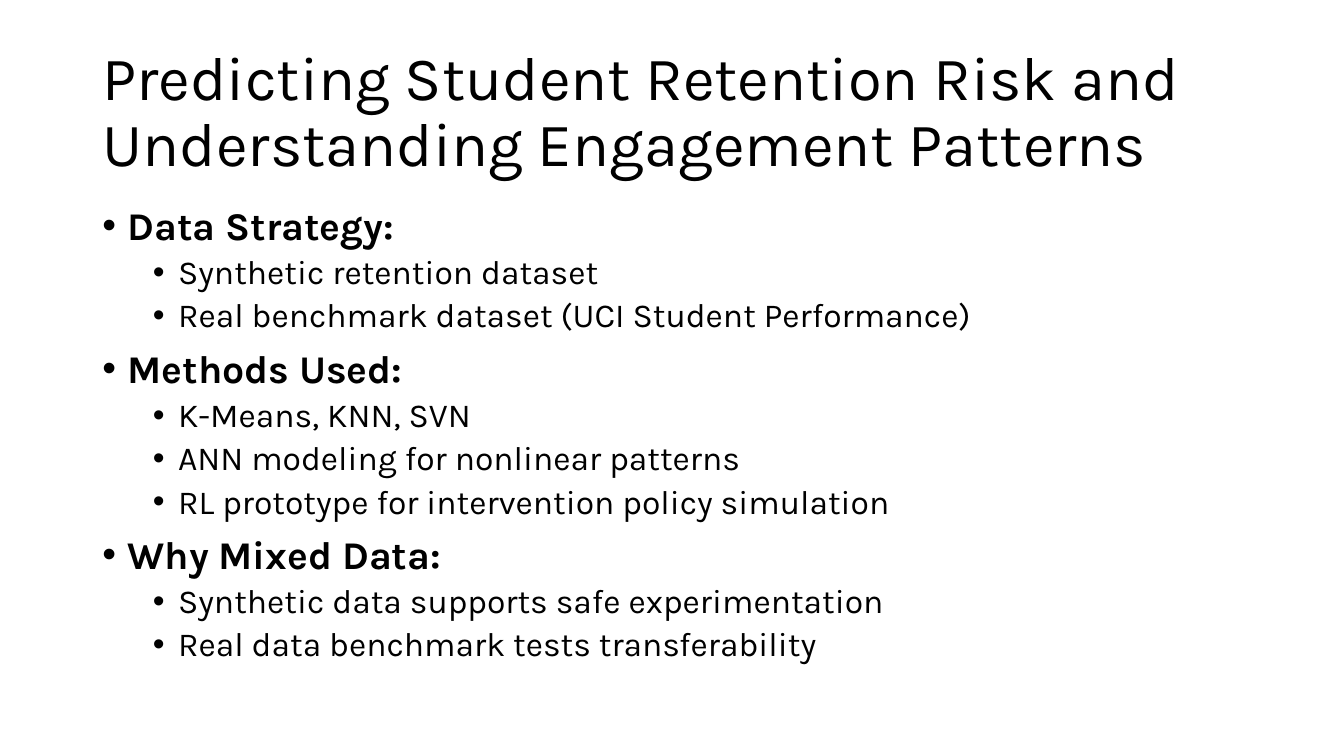
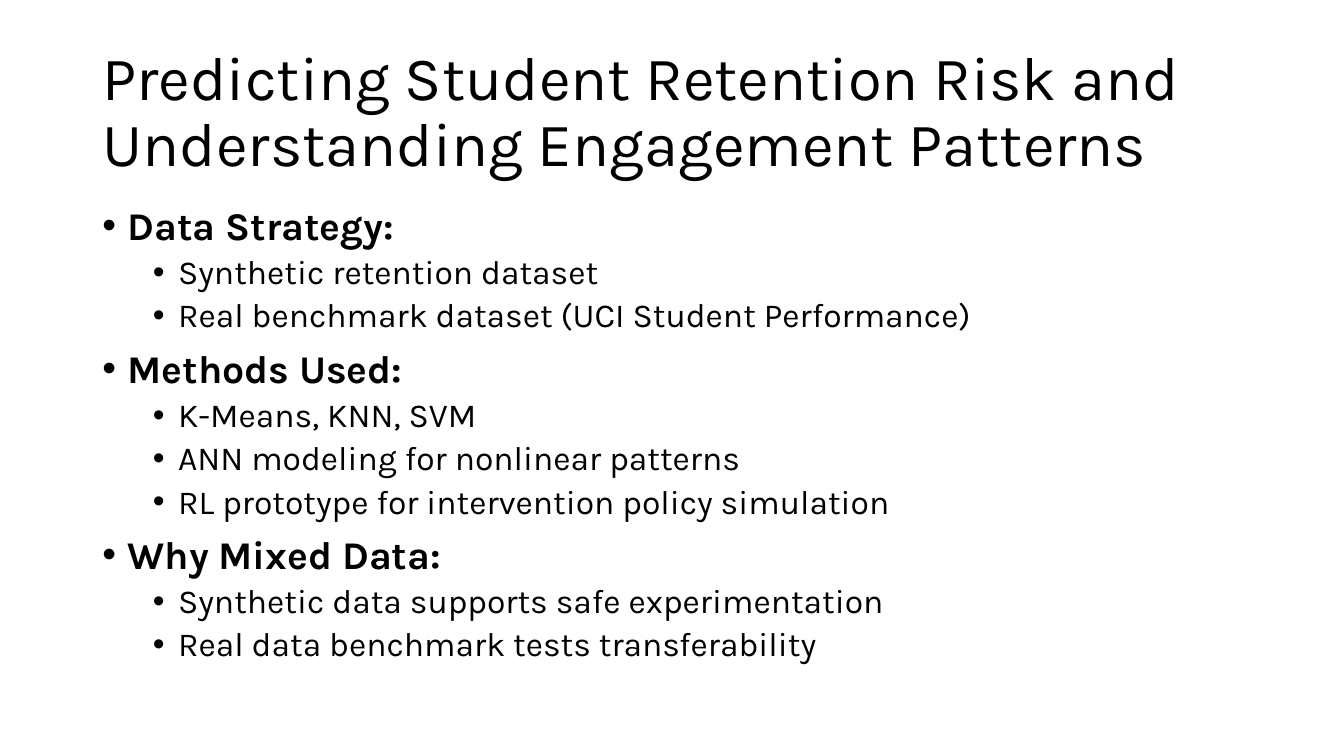
Before and after one commit to baldeagle0125/DS-and-ML-2-CA, a slide deck: slide 2 of Student Engagement Intelligence and Retention Portfolio.pptx. Drawn at 1344x756 pixels with LibreOffice and Linux fonts; fonts in the diff are those of the drawing. Boxes give left, top, right and bottom in pixels: in the first picture for what was removed or moved away, otherwise in the second. Text is boxed around its words. In the diff, an @@ line names an element or a change of style, - is before the commit and + after.

```diff
--- a/Student Engagement Intelligence and Retention Portfolio.pptx
+++ b/Student Engagement Intelligence and Retention Portfolio.pptx
@@ text at [178,405,477,431]: text changed @@
-  • K-Means, KNN, SVN
+  • K-Means, KNN, SVM
```
